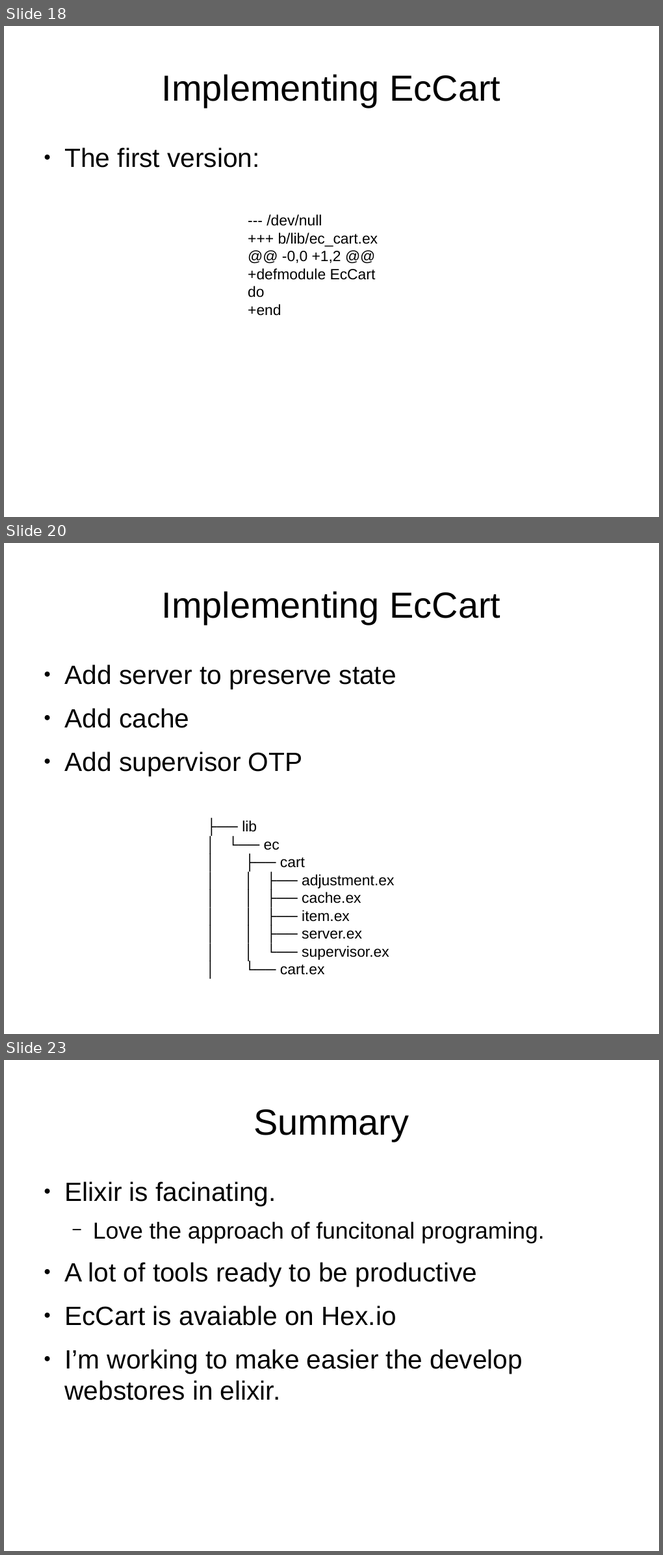
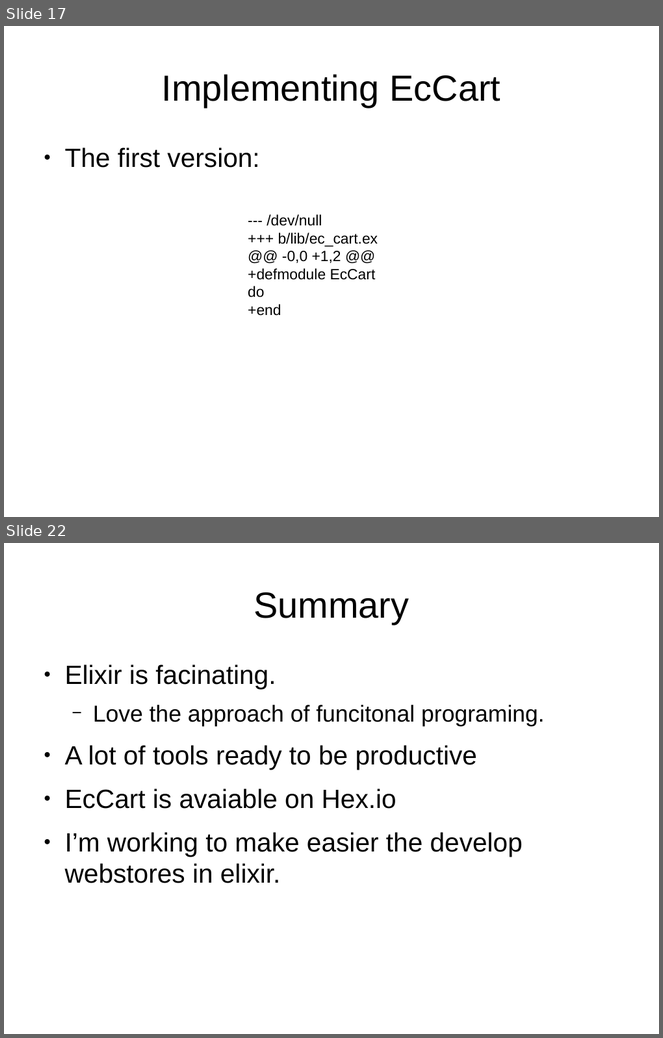
Before and after one commit to ramortegui/talks, a slide deck: porting-perl-package-to-elixir.odp. Shown one above the other, each under a label of ours: slides 18, 20 and 23 before the commit, slides 17 and 22 after it; the slides between them are not shown. The pictures are 663x1555 and 663x1038 pixels, drawn with LibreOffice and Linux fonts; fonts in the diff are those of the drawing. Boxes give left, top, right and bottom in pixels: in the first picture for what was removed or moved away, otherwise in the second. Text is boxed around its words. In the diff, an @@ line names an element or a change of style, - is before the commit and + after.

Commit message:
Remove middleware as a need to be productive. Update tree map of ec_cart module structure.

```diff
--- a/porting-perl-package-to-elixir.odp
+++ b/porting-perl-package-to-elixir.odp
@@ slide 20 removed at [4,543,659,1034], background #FFFFFF @@
@@ title removed at [162,591,501,624] @@
-Implementing EcCart
@@ text removed at [65,665,397,776] @@
-● Add server to preserve state
-● Add cache
-● Add supervisor OTP
@@ text removed at [242,821,394,975] @@
-├── lib
-│ └── ec
-│ ├── cart
-│ │ ├── adjustment.ex
-│ │ ├── cache.ex
-│ │ ├── item.ex
-│ │ ├── server.ex
-│ │ └── supervisor.ex
-│ └── cart.ex
@@ what was slide 18 is now slide 17 @@
@@ what was slide 23 is now slide 22 @@
```
Also in this commit, not shown: 11 slides changed, 1 slide added, 1 other slide removed.
